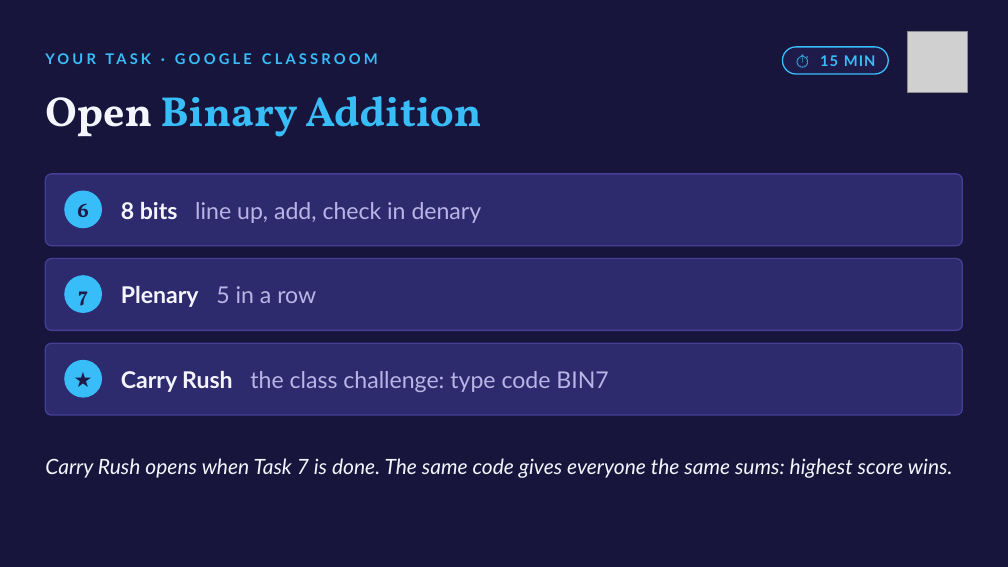
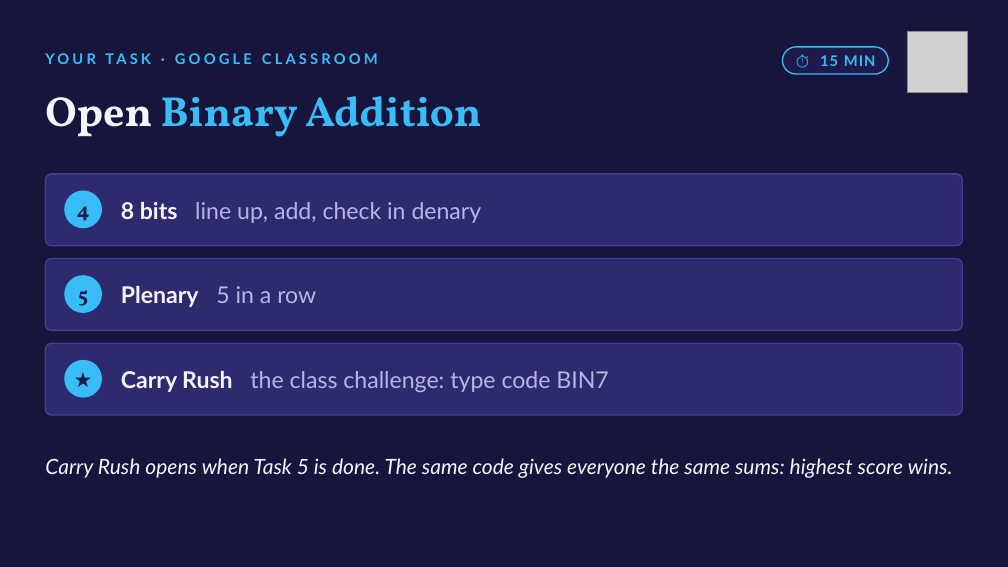
Before and after one commit to OGAComputing/interactive, a slide deck: slide 17 of _presentations/Y8_Data_Representation/L2_Binary_Addition.pptx (slide 18 before the commit). Drawn at 1008x567 pixels with LibreOffice and Linux fonts; fonts in the diff are those of the drawing; grey boxes stand for pictures. Boxes give left, top, right and bottom in pixels: in the first picture for what was removed or moved away, otherwise in the second. Text is boxed around its words. In the diff, an @@ line names an element or a change of style, - is before the commit and + after.

```diff
--- a/_presentations/Y8_Data_Representation/L2_Binary_Addition.pptx
+++ b/_presentations/Y8_Data_Representation/L2_Binary_Addition.pptx
@@ text at (77,206,90,221): text changed @@
-6
+4
@@ text at (78,290,88,306): text changed @@
-7
+5
@@ text at (45,458,953,478): text changed @@
-Carry Rush opens when Task 7 is done. The same code gives everyone the same sums: highest score wins.
+Carry Rush opens when Task 5 is done. The same code gives everyone the same sums: highest score wins.
```
Also in this commit, not shown: 1 other slide changed, 1 slide removed, 6 other files.
